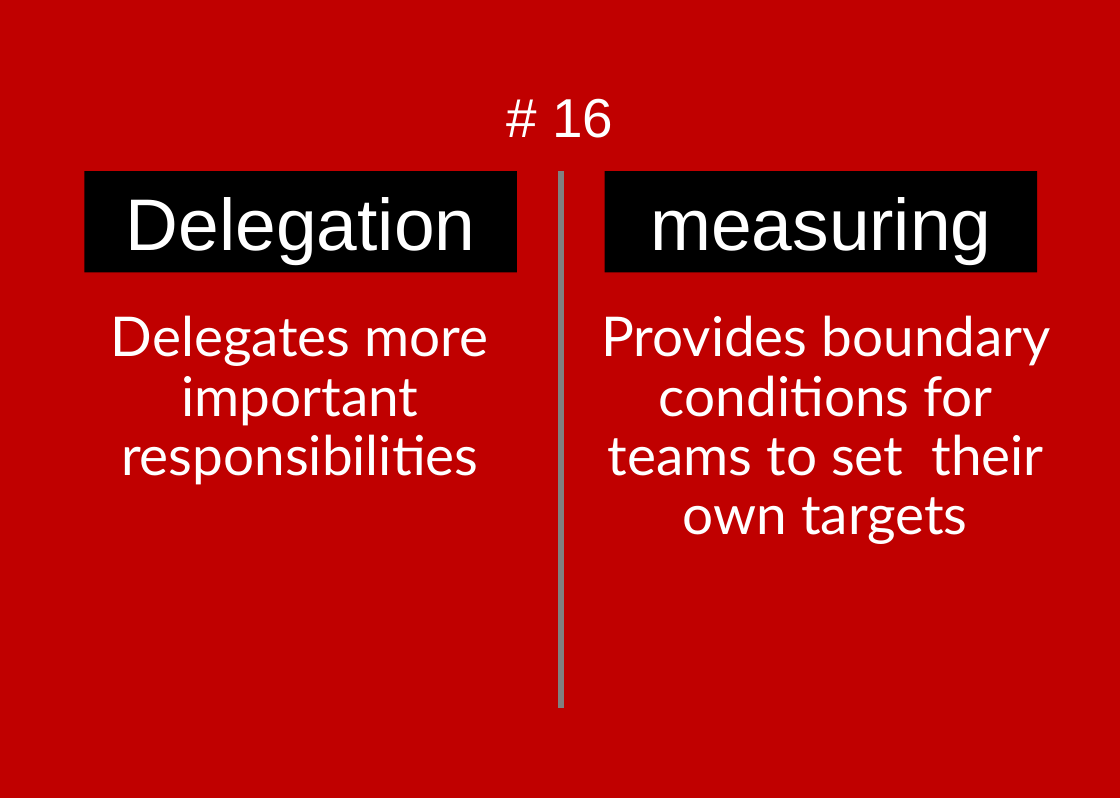
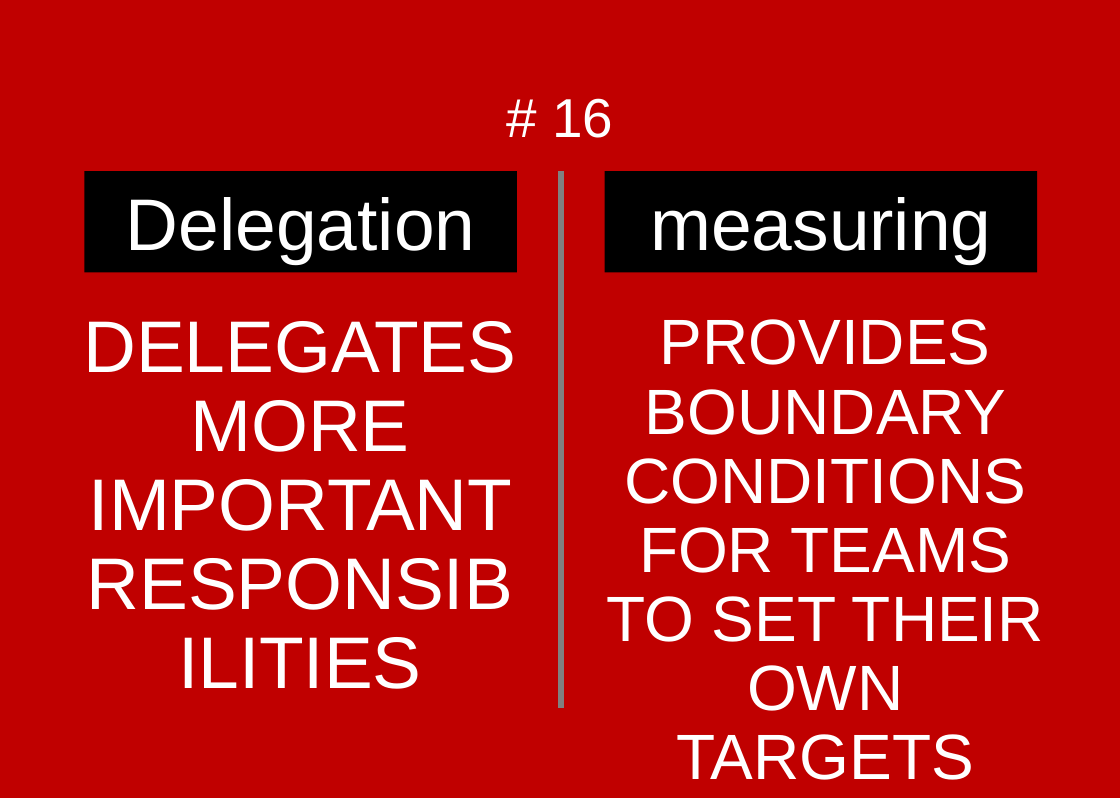
Before and after one commit to ScrumFacilitators/Exploring-Self-Management, a slide deck: slide 56 of Exploring Self-Management.pptx. Drawn at 1120x798 pixels with LibreOffice and Linux fonts; fonts in the diff are those of the drawing; background and template pictures are left out. Boxes give left, top, right and bottom in pixels: in the first picture for what was removed or moved away, otherwise in the second. Text is boxed around its words. In the diff, an @@ line names an element or a change of style, - is before the commit and + after.

Commit message:
Revert "Changed the font of the main text to the Ubuntu font to improve readibility. This should Fixes #3"
This reverts commit 4a922bc2d52b7cc705828e0670c7e5d3955a4b34.

```diff
--- a/Exploring Self-Management.pptx
+++ b/Exploring Self-Management.pptx
@@ text at box(83, 321, 516, 531): text changed; size 30 to 40 pt; font Lato to Arial @@
-Delegates more important responsibilities
+DELEGATES MORE IMPORTANT RESPONSIBILITIES
@@ text at box(606, 319, 1044, 711): text changed; size 30 to 35 pt; font Lato to Arial @@
-Provides boundary conditions for teams to set their own targets
+PROVIDES BOUNDARY CONDITIONS FOR TEAMS TO SET THEIR OWN TARGETS
```
Also in this commit, not shown: 39 other slides changed.
